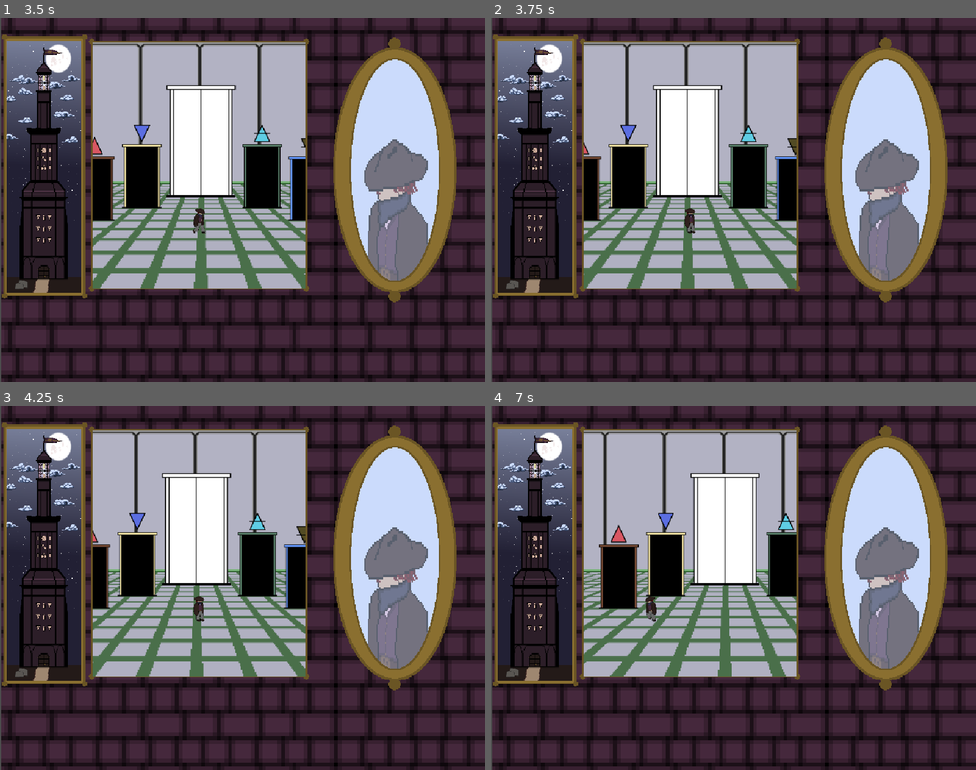
Above: before the commit, frames 1-4 (two rows, left to right).
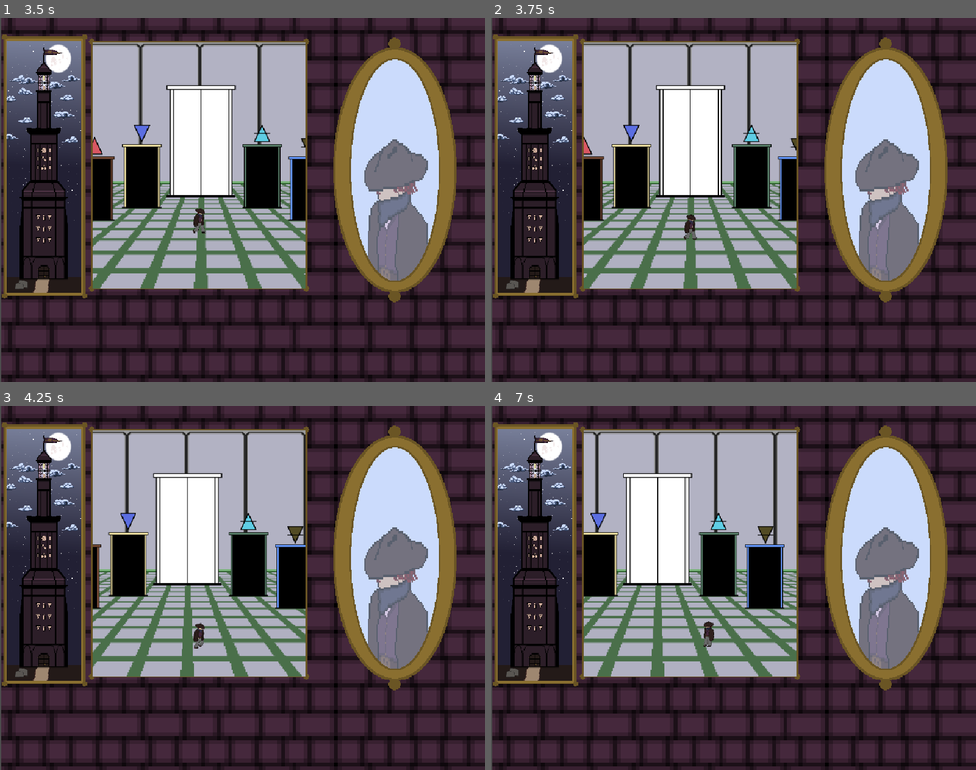
Above: after the commit, the same moments.

Repository: mccajd/Quintessential
Game: Godot game, scene res://Scenes/main_menu.tscn
Same seed, same stepped clock (60 frames per second), same inputs: the game is played once before the commit and once after it.
Inputs (mouse positions are in pixels of both pictures, inside the frame that each line leads up to):
- Up to frame 1 (3.5 s): click (441, 178) at 0.5 s; move the mouse to (349, 181) at 1.27 s; press the mouse at (349, 181) at 1.28 s; tap Enter at 2 s; move the mouse to (145, 218) at 2.02 s; release the mouse at (145, 218) at 2.03 s; click (145, 218) at 2.1 s; move the mouse to (291, 119) at 2.77 s; press the mouse at (291, 119) at 2.78 s
- Up to frame 2 (3.75 s): move the mouse to (709, 272) at 3.52 s; release the mouse at (709, 272) at 3.53 s; click (709, 272) at 3.6 s
- Up to frame 3 (4.25 s): no input
- Up to frame 4 (7 s): move the mouse to (879, 642) at 4.27 s; press the mouse at (879, 642) at 4.28 s; tap Space at 5 s; move the mouse to (588, 533) at 5.02 s; release the mouse at (588, 533) at 5.03 s; click (588, 533) at 5.1 s; move the mouse to (757, 588) at 5.77 s; press the mouse at (757, 588) at 5.78 s; move the mouse to (660, 497) at 6.52 s; release the mouse at (660, 497) at 6.53 s; click (660, 497) at 6.6 s

Frame 1 is identical in both runs. In frame 2, 4.9% of the frame differs, in the area x 19-63%, y 7-75%; in frame 3, 9.8%; in frame 4, 16%.

Commit message:
fix: function failure when passing in a out of points point to cpp layer

Diff:
--- a/Scripts/player.gd
+++ b/Scripts/player.gd
@@ -41,7 +41,6 @@
 	set_solid_tiles()
 
 func _physics_process(_delta):
-	print(position, " | ", position - Vector2(8,8))
 	if rooms_changing:
 		$AnimatedSprite2D.play("limp")
 		position.y -= 1
@@ -102,9 +101,11 @@
 		$AnimatedSprite2D.flip_h = target_tile.x < start_tile.x
 
 		path = pathfinder(start_tile, target_tile)
-		path.remove_at(0) #remove the first point since this is the point we are already standing at
+		if !path.is_empty(): path.remove_at(0) #remove the first point since this is the point we are already standing at
 
 func pathfinder(start:Vector2i, end:Vector2i)->PackedVector2Array:
+	if !astar_grid.is_in_boundsv(target_tile):
+		return PackedVector2Array()
 	if astar_grid.is_point_solid(target_tile):
 		end = find_valid_dest(end)
 
@@ -114,18 +115,14 @@
 	if !astar_grid.is_point_solid(target_tile):
 		return cur_dest
 
-	var neighbor = cur_dest
-
 	# TODO.hmw a more robust algorithm for finding the optimal destination when given a solid
 	# point should be devised, but this is Good 'nuff:TM: for now
-	for cell in range(tile_map.tile_set.CELL_NEIGHBOR_RIGHT_SIDE,
-						tile_map.tile_set.CELL_NEIGHBOR_TOP_RIGHT_CORNER+1):
-		neighbor = tile_map.get_neighbor_cell(cur_dest, cell)
+	for cell in tile_map.get_surrounding_cells(cur_dest):
+		if tile_map.get_used_rect().has_point(cell) and astar_grid.is_in_boundsv(cell):
+			if !astar_grid.is_point_solid(cell):
+				return cell
 
-		if !astar_grid.is_point_solid(neighbor):
-			return neighbor
-
-	return neighbor
+	return cur_dest
 
 func set_solid_tiles():
 	for tile_pos in tile_map.get_used_cells(tile_map.LAYERS.OBSTACLES):
